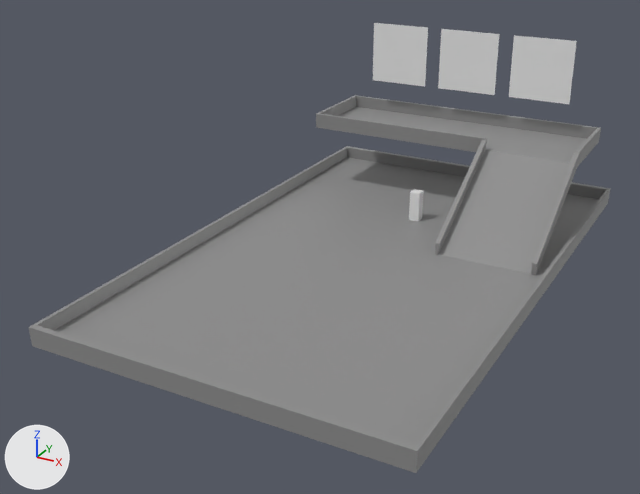
The glTF model example/public/map/demo-map-000.glb: old version first, new version second.
Camera for both pictures: a camera (50 mm lens) standing at (45.4, -68.0, 46.2) and looking at (-2.0, 18.2, 3.1). The axes (+X, +Y, +Z) are drawn at lower left. The lights are the same throughout. Where no turn or scale is listed for an object, it has been applied to the vertices.
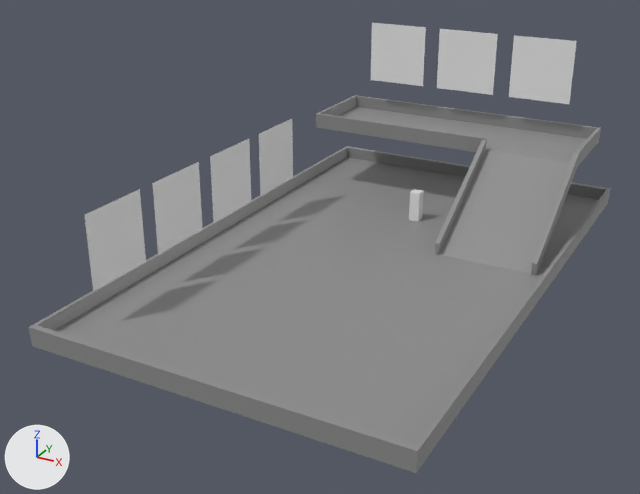
Where the change shows, as pixel boxes (x1, y1, x2, y2) in the pictures (640 x 494 px):
'Plane.007', added
    after: (85, 189, 146, 291)
'Plane.003', moved
    before: (438, 29, 499, 95)
    after: (437, 29, 498, 95)
'Plane.006', added
    after: (152, 162, 203, 254)
'Plane.004', moved
    before: (373, 23, 428, 87)
    after: (371, 23, 426, 86)
'Plane.005', added
    after: (210, 139, 251, 222)
'Plane.008', added
    after: (259, 119, 293, 196)

Edits to the bpy script that builds the scene:
```text
Add me_plane_012:
    me_plane_012.from_pydata([(0.0, -4.39, -4.39), (0.0, 4.39, -4.39), (0.0, -4.39, 4.39), (0.0, 4.39, 4.39)], [], [(0, 1, 3), (0, 3, 2)])
Change ob_plane_003:
    ob_plane_003.location: (2.0, 55.7, 18.9) -> (1.7, 55.7, 18.9)
Change ob_plane_004:
    ob_plane_004.location: (-8.9, 55.7, 18.9) -> (-9.3, 55.7, 18.9)
Add ob_plane_008:
    ob_plane_008 = bpy.data.objects.new('Plane.008', me_plane_012)
    ob_plane_008.location = (-16.4, 32.0, 8.3)
Add ob_plane_007:
    ob_plane_007 = bpy.data.objects.new('Plane.007', me_plane_012.copy())
    ob_plane_007.location = (-16.4, -1.1, 8.3)
Add ob_plane_006:
    ob_plane_006 = bpy.data.objects.new('Plane.006', me_plane_012.copy())
    ob_plane_006.location = (-16.4, 9.8, 8.3)
Add ob_plane_005:
    ob_plane_005 = bpy.data.objects.new('Plane.005', me_plane_012.copy())
    ob_plane_005.location = (-16.4, 21.0, 8.3)
```
